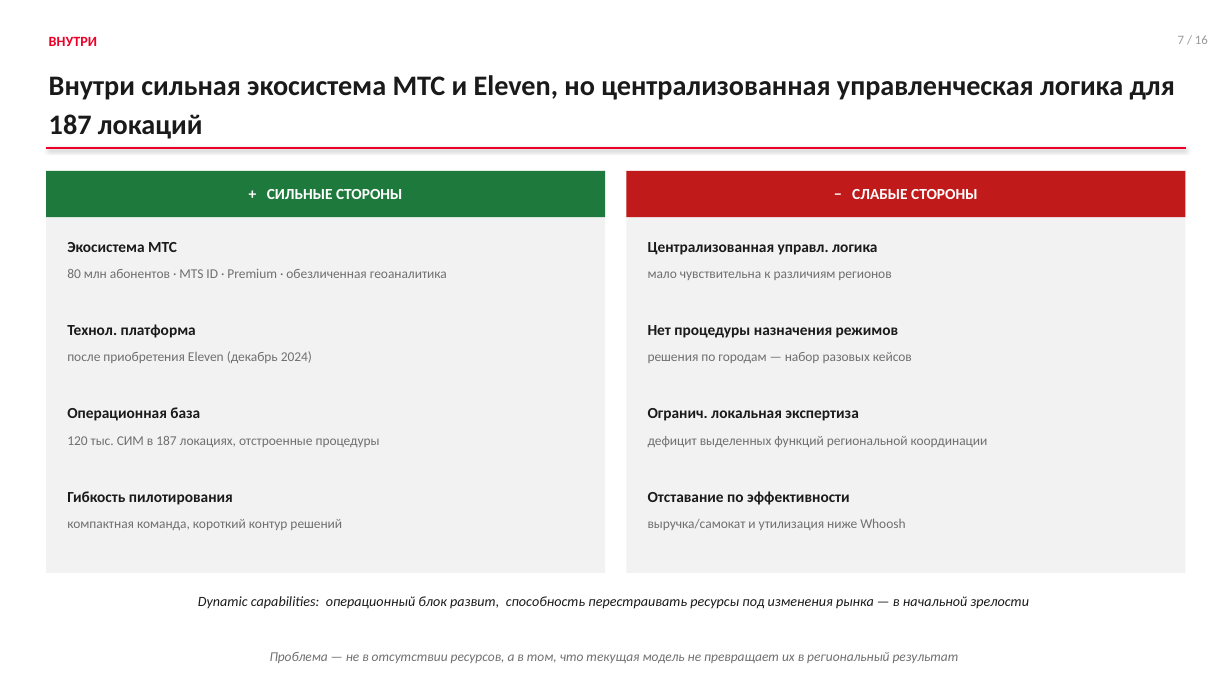
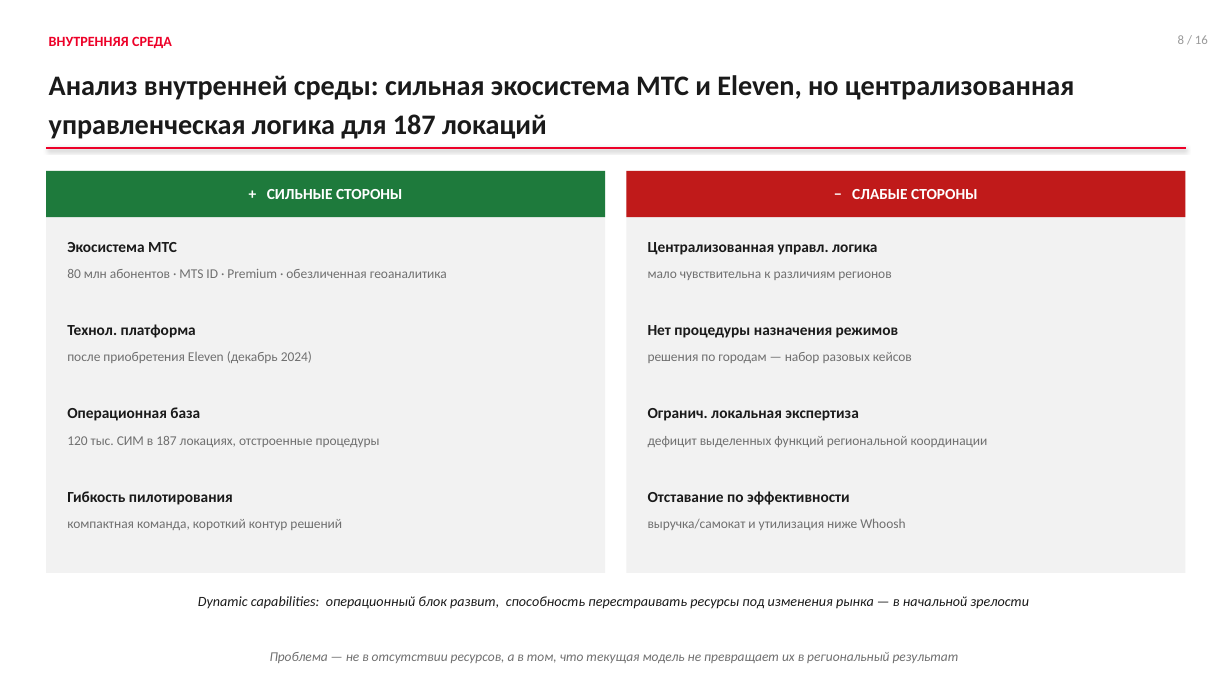
Before and after one commit to alalolop3-hue/-, a slide deck: slide 8 of vkr/VKR_presentation.pptx (slide 7 before the commit). Drawn at 1232x693 pixels with LibreOffice and Linux fonts; fonts in the diff are those of the drawing. Boxes give left, top, right and bottom in pixels: in the first picture for what was removed or moved away, otherwise in the second. Text is boxed around its words. In the diff, an @@ line names an element or a change of style, - is before the commit and + after.

```diff
--- a/vkr/VKR_presentation.pptx
+++ b/vkr/VKR_presentation.pptx
@@ text at box(49, 36, 172, 48): text changed @@
-ВНУТРИ
+ВНУТРЕННЯЯ СРЕДА
@@ text at box(1178, 35, 1208, 44): text changed @@
-7 / 16
+8 / 16
@@ text at box(49, 75, 1074, 139): text changed @@
-Внутри сильная экосистема МТС и Eleven, но централизованная управленческая логика для 187 локаций
+Анализ внутренней среды: сильная экосистема МТС и Eleven, но централизованная управленческая логика для 187 локаций
```
Also in this commit, not shown: 8 other slides changed, 5 slides added, 5 slides removed, 4 other files.
